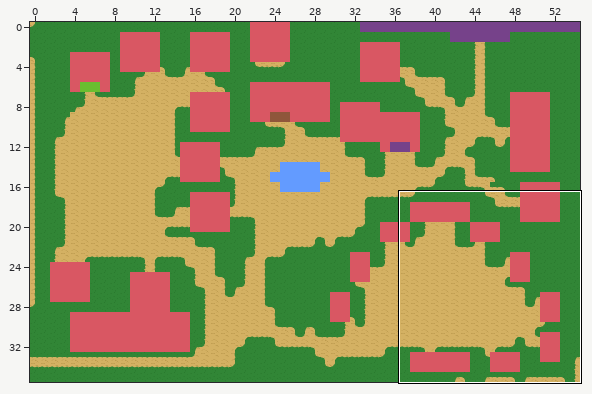
Two states of a Tiled map, citm_desvj_project_template-L07/Output/Assets/Maps/map_town.tmx. Above, an overview of the earlier version with the close-up marked.
Close-up. Old version:
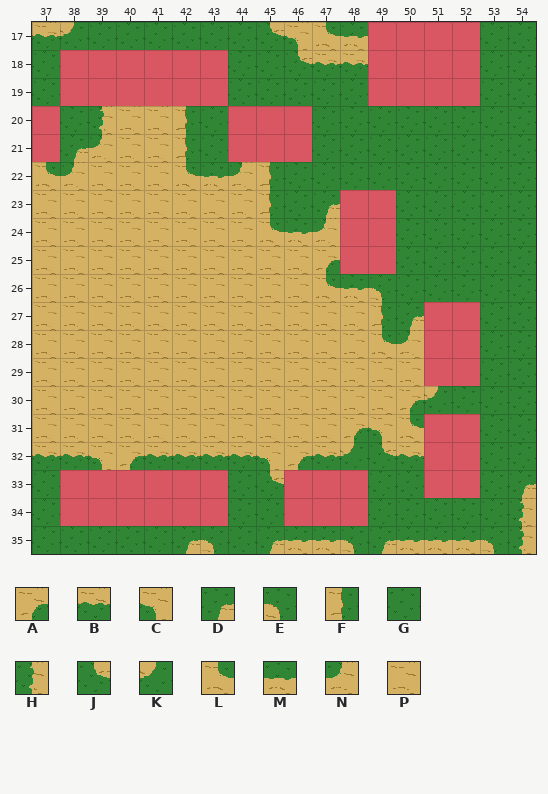
Cells are 32x32 px. Shown: x 37..54, y 17..35. The commit also changed other parts of the map, which this record leaves out.
Key: from "ground_tiles": A 0, B 1, C 2, D 3, E 4, F 5, G 6, H 7, J 8, K 9, L 10, M 11, N 12, P 13.
_ is an empty cell, # one hidden under a higher layer.
Layers that did not change in this view are not listed.
Layer "Grass" before, first column x 37:
17 BKGGGGGGJCLM####GG
18 G######GGJBB####GG
19 G######GGGGG####GG
20 #GHPPFG###GGGGGGGG
21 #DNPPFG###GGGGGGGG
22 LNPPPLMNFGGGGGGGGG
23 PPPPPPPPFGD#_GGGGG
24 PPPPPPPPLMN##GGGGG
25 PPPPPPPPPPA##GGGGG
26 PPPPPPPPPPLMEGGGGG
27 PPPPPPPPPPPPFD##GG
28 PPPPPPPPPPPPLN##GG
29 PPPPPPPPPPPPPP##GG
30 PPPPPPPPPPPPPAKGGG
31 PPPPPPPPPPPACL##GG
32 BBCABBBBCABKJB##GG
33 G######GJ###GG##GD
34 G######GG###GGGGGH
35 GGGGGDEGDMMEDMMMEH
After:
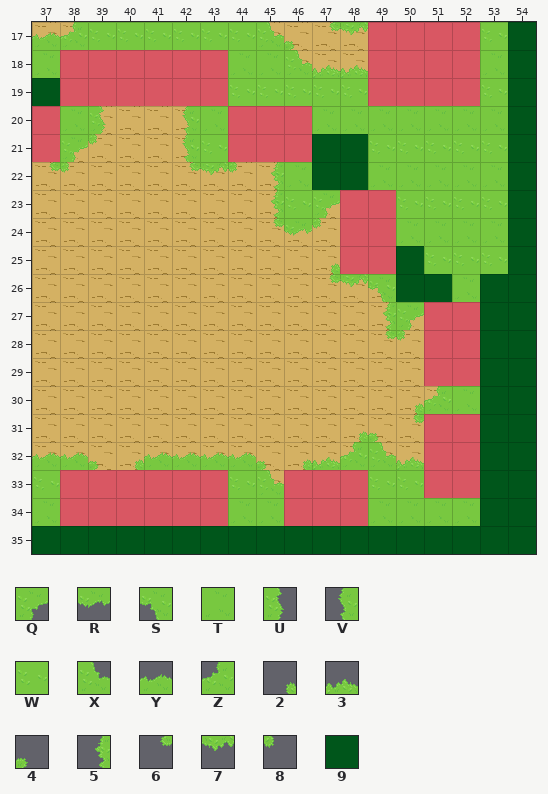
Further tiles: from "Grass": Q 1, R 2, S 3, T 4, U 5, V 7, W 8, X 9, Y 10, Z 11, 2 13, 3 14, 4 15, 5 17, 6 21, 7 22, 8 23; from "Temp_tiles": 9 2.
Tiles of an added or newly shown layer are drawn over the layers below it.
What changed:
Changed rows in their new state; . is an unchanged cell.
Layer "Sand" (added):
first column x 37:
17 PP......PPPP...
18 .........PPP...
20 ..P..P.........
21 .PP..P.........
22 PP...PPPP......
23 ........P.P....
24 ........PPP....
25 ..........P....
26 ..........PPP..
27 ............PP.
28 ............PP.
30 .............PP
31 ...........PPP.
32 PPPPPPPPPPPPPP.
33 ........P......
Layer "Grass":
first column x 37:
17 YZWWWWWWX467....W#
18 T......TTX33....T#
19 #......WWWWW....W#
20 .TU..VT...TTTTTTT#
21 .Q8..VW...##WWWWW#
22 68...6785T##TTTTT#
23 ........5WQ..WWWW#
24 ........6R8..TTTT#
25 ..........2..#WWW#
26 ..........67S##T##
27 ............5Q..##
28 ............68..##
29 ................##
30 .............2ZT##
31 ...........246..##
32 YY42YYYY423ZX3..##
33 W......WX...WW..##
34 T......TT...TTTT##
35 ##################
Layer "Trees" (now shown):
first column x 37:
17 .................9
18 .................9
19 9................9
20 .................9
21 ..........99.....9
22 ..........99.....9
23 .................9
24 .................9
25 .............9...9
26 .............99.99
27 ................99
28 ................99
29 ................99
30 ................99
31 ................99
32 ................99
33 ................99
34 ................99
35 999999999999999999
Pixel boxes of the changes (left, top, right, bottom) in both close-ups:
changed: (32, 22, 536, 554)
